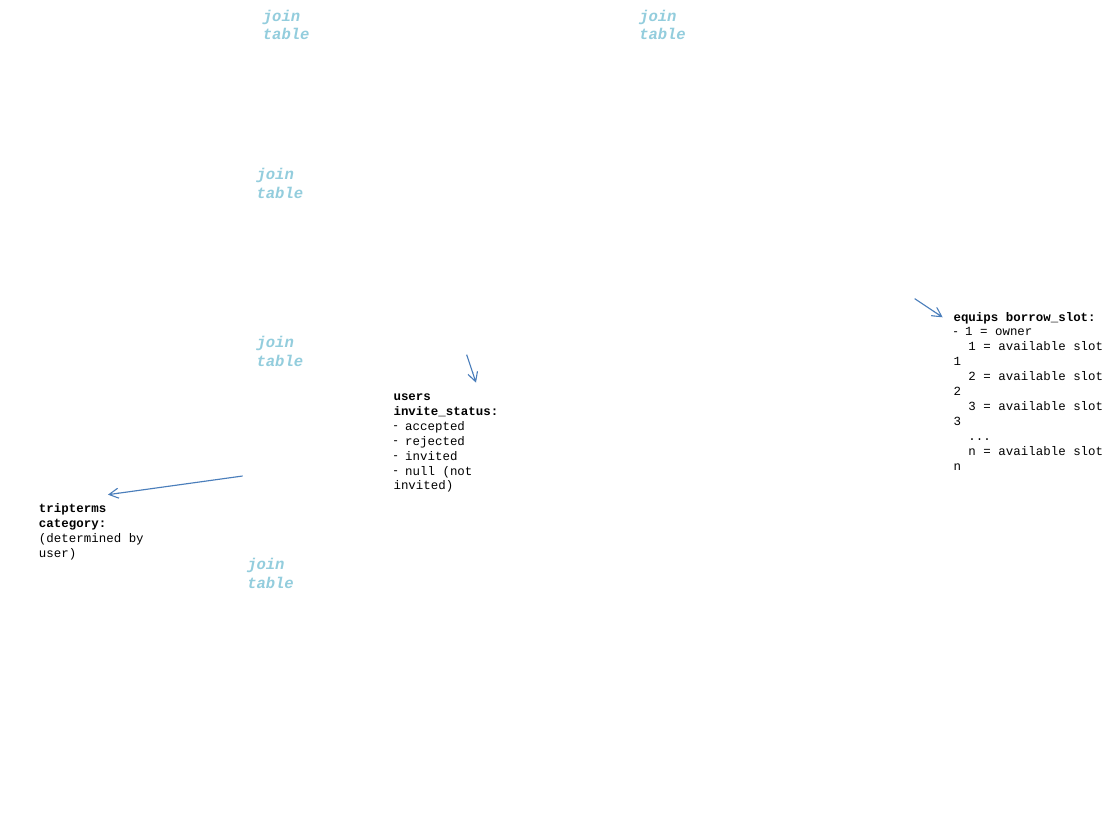
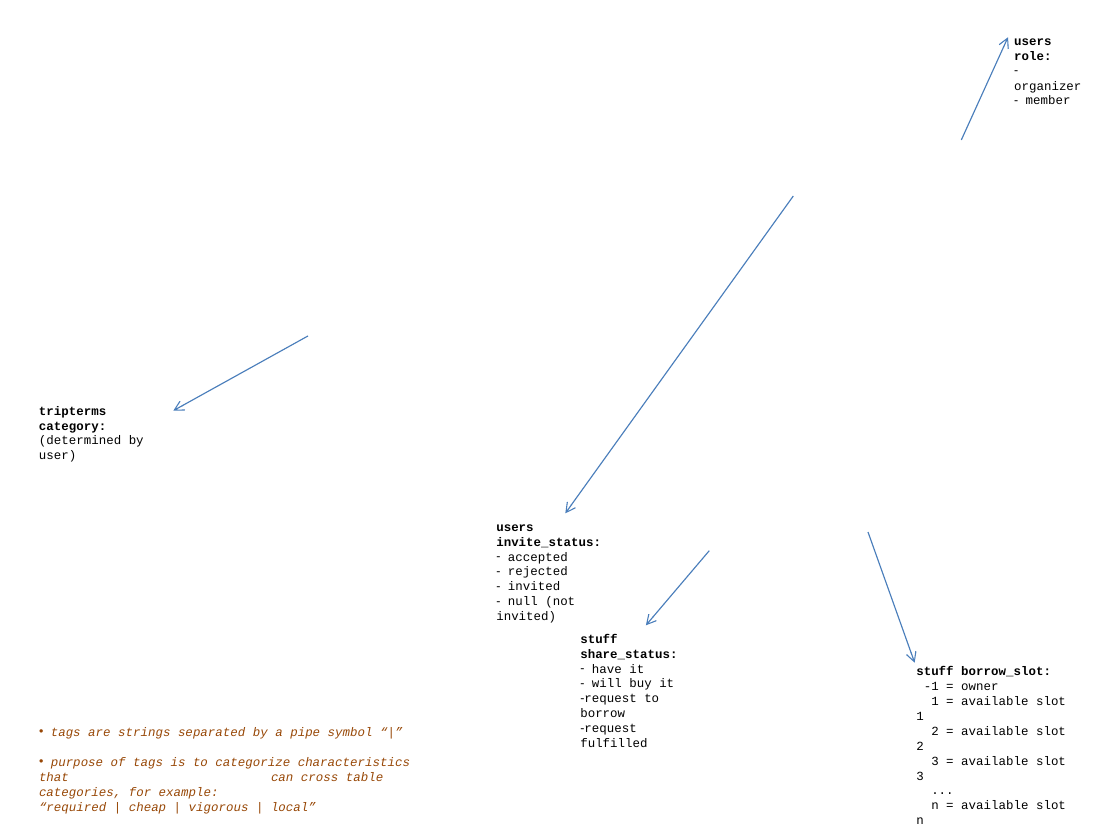
Before and after one commit to spiritphyz/glampr, a slide deck: slide 1 of db/schema.pptx. Drawn at 1120x840 pixels with LibreOffice and Linux fonts; fonts in the diff are those of the drawing; background and template pictures are left out. Boxes give left, top, right and bottom in pixels: in the first picture for what was removed or moved away, otherwise in the second. Text is boxed around its words. In the diff, an @@ line names an element or a change of style, - is before the commit and + after.

Commit message:
Simplify and finalize the tables, column datatypes

```diff
--- a/db/schema.pptx
+++ b/db/schema.pptx
@@ text removed at <box>263,10,310,39</box> @@
-join table
@@ text removed at <box>639,10,686,39</box> @@
-join table
@@ arrow added from (961, 140) to (1008, 37), #4B7EBC 0.75 pt @@
@@ text added at <box>1014,38,1081,104</box>, 8 pt, text #000000 @@
+users role:
+– organizer
+– member
@@ text removed at <box>257,168,304,198</box> @@
-join table
@@ arrow moved from (467, 355) - (476, 383) to (793, 196) - (566, 513) @@
@@ arrow moved from (243, 476) - (108, 495) to (308, 336) - (174, 411) @@
@@ text removed at <box>257,336,304,366</box> @@
-join table
@@ text "tripterms category:": place and size @@
-text "tripterms category:" at <box>39,503,144,560</box>
+text "tripterms category:" at <box>39,406,144,462</box>
@@ text "users invite_status:": place and size @@
-text "users invite_status:" at <box>394,393,499,492</box>
+text "users invite_status:" at <box>496,524,601,623</box>
@@ arrow moved from (915, 299) - (943, 317) to (868, 532) - (915, 663) @@
@@ text removed at <box>247,558,294,588</box> @@
-join table
@@ arrow added from (709, 551) to (646, 625), #4B7EBC 0.75 pt @@
@@ text added at <box>580,634,677,747</box>, 8 pt, text #000000 @@
+stuff share_status:
+– have it
+– will buy it
+– request to borrow
+– request fulfilled
@@ text "stuff borrow_slot:": place and size @@
-text "stuff borrow_slot:" at <box>954,312,1103,470</box>
+text "stuff borrow_slot:" at <box>916,666,1066,824</box>
@@ text at <box>916,666,1051,690</box>: text changed @@
-equips borrow_slot:
-– 1 = owner
+stuff borrow_slot:
+-1 = owner
@@ text added at <box>39,727,410,814</box>, 8 pt, text #984807, italic @@
+• tags are strings separated by a pipe symbol “|”
+• purpose of tags is to categorize characteristics that can cross table categories, for example:
+“required | cheap | vigorous | local”
```
Also in this commit, not shown: 1 other file.
